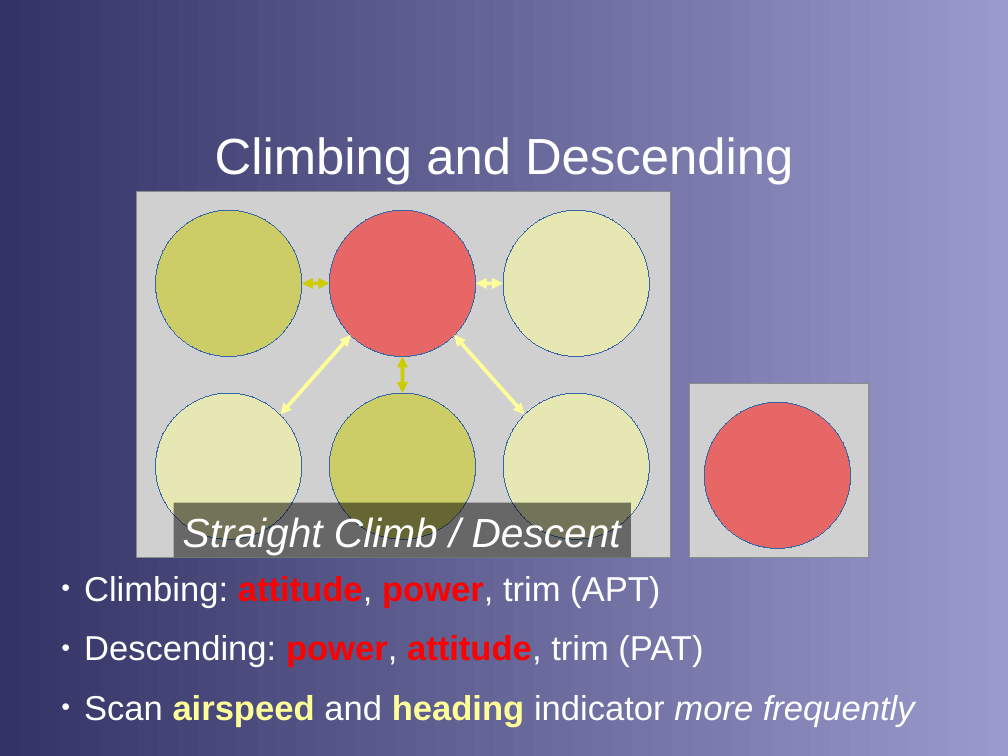
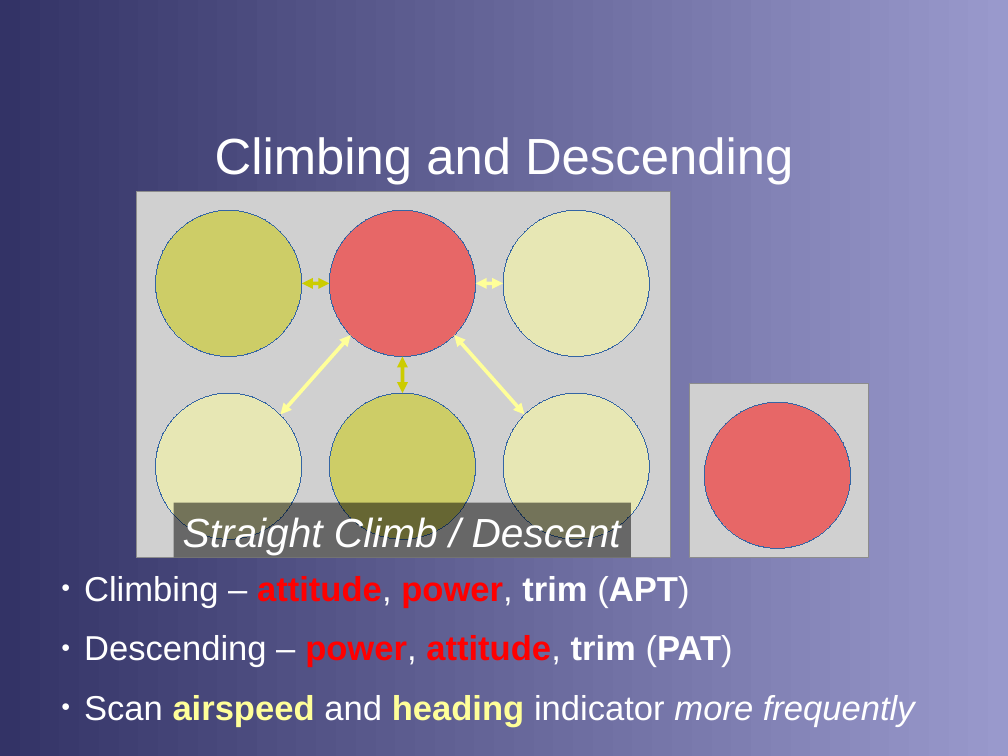
Before and after one commit to stephanheinemann/flight, a slide deck: slide 11 of FI/Instruments/Instruments.odp. Drawn at 1008x756 pixels with LibreOffice and Linux fonts; fonts in the diff are those of the drawing; grey boxes stand for pictures; background and template pictures are left out. Boxes give left, top, right and bottom in pixels: in the first picture for what was removed or moved away, otherwise in the second. Text is boxed around its words. In the diff, an @@ line names an element or a change of style, - is before the commit and + after.

```diff
--- a/FI/Instruments/Instruments.odp
+++ b/FI/Instruments/Instruments.odp
@@ text at (84, 576, 733, 667): text changed; bold on @@
-● Climbing: attitude, power, trim (APT)
-● Descending: power, attitude, trim (PAT)
+● Climbing – attitude, power, trim (APT)
+● Descending – power, attitude, trim (PAT)
```
Also in this commit, not shown: 5 other slides changed, 2 slides added, 2 slides removed, 3 other files.
